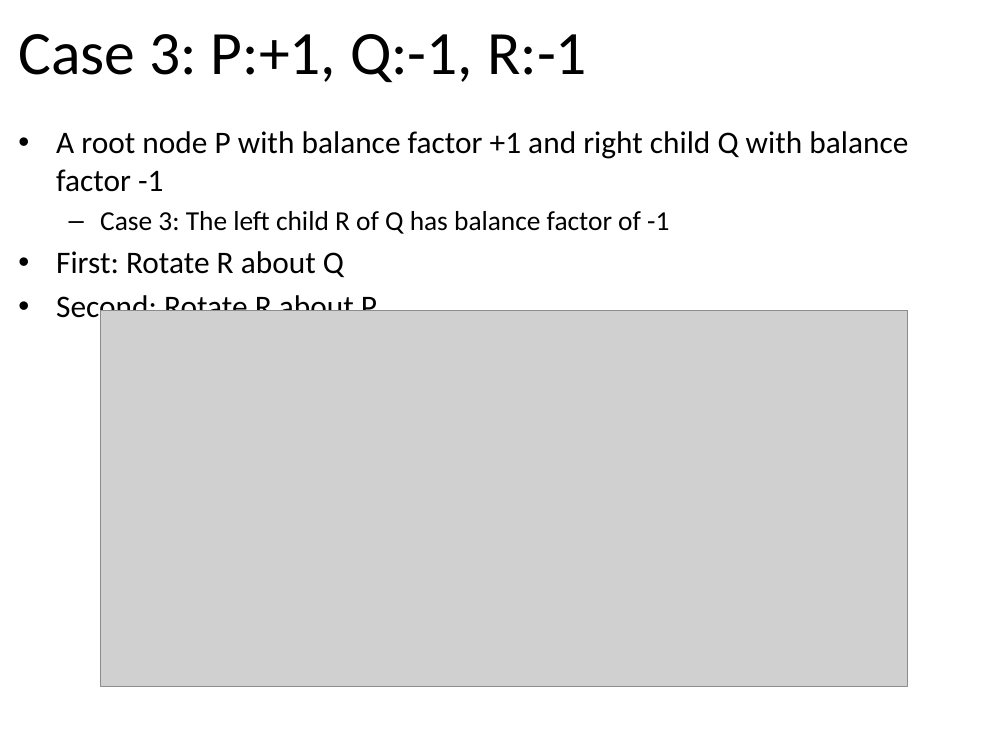
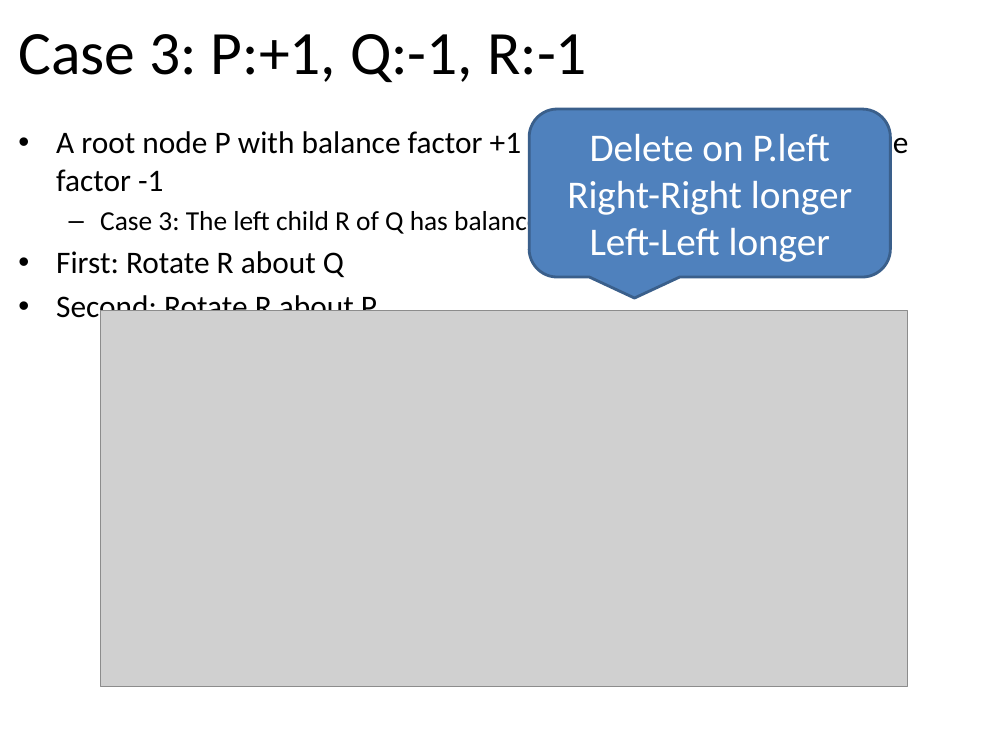
Before and after one commit to tutrunghieu/dsa-2017-java-tutorial, a slide deck: slide 73 of dsa2017-java-online/handouts/data-day05/Lecture 08 - Chapter 06 - Binary Trees - Day 3.pptx (slide 72 before the commit). Drawn at 1008x756 pixels with LibreOffice and Linux fonts; fonts in the diff are those of the drawing; grey boxes stand for pictures. Boxes give left, top, right and bottom in pixels: in the first picture for what was removed or moved away, otherwise in the second. Text is boxed around its words. In the diff, an @@ line names an element or a change of style, - is before the commit and + after.

```diff
--- a/dsa2017-java-online/handouts/data-day05/Lecture 08 - Chapter 06 - Binary Trees - Day 3.pptx
+++ b/dsa2017-java-online/handouts/data-day05/Lecture 08 - Chapter 06 - Binary Trees - Day 3.pptx
@@ rounded speech box added at bbox=[529, 109, 890, 277], fill #4F81BD, outline #3A5F8C 2 pt, 28 pt, text #FFFFFF @@
+Delete on P.left
+Right-Right longer
+Left-Left longer
```
Also in this commit, not shown: 6 other slides changed, 1 slide added, 2 other files.
